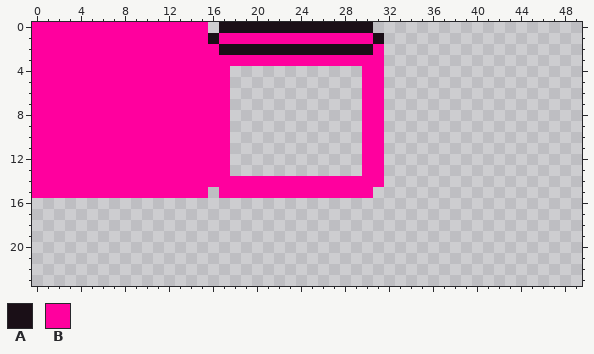
Pixel-art file: assets/art/tileset/collision.aseprite. Above, as it was before the edit.
128x128 pixels, 1 frame. Colours within 5 levels of each other are drawn and written as one. Shown: x 0..49, y 0..23.
Palette (. is transparent): A #1a0f17  B #ff009e
Pixels before, first column x 0:
 0 BBBBBBBBBBBBBBBB.AAAAAAAAAAAAAA.
 1 BBBBBBBBBBBBBBBBABBBBBBBBBBBBBBA
 2 BBBBBBBBBBBBBBBBBAAAAAAAAAAAAAAB
 3 BBBBBBBBBBBBBBBBBBBBBBBBBBBBBBBB
 4 BBBBBBBBBBBBBBBBBB............BB
 5 BBBBBBBBBBBBBBBBBB............BB
 6 BBBBBBBBBBBBBBBBBB............BB
 7 BBBBBBBBBBBBBBBBBB............BB
 8 BBBBBBBBBBBBBBBBBB............BB
 9 BBBBBBBBBBBBBBBBBB............BB
10 BBBBBBBBBBBBBBBBBB............BB
11 BBBBBBBBBBBBBBBBBB............BB
12 BBBBBBBBBBBBBBBBBB............BB
13 BBBBBBBBBBBBBBBBBB............BB
14 BBBBBBBBBBBBBBBBBBBBBBBBBBBBBBBB
15 BBBBBBBBBBBBBBBB.BBBBBBBBBBBBBB.
The same view after the edit:
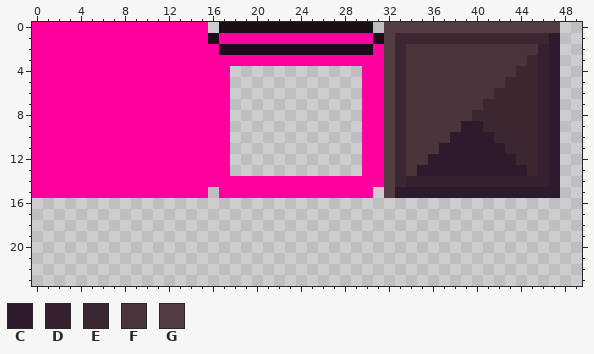
Colours new in this view: C #2e1a2d  D #35202f  E #3b2731  F #4a363a  G #523d41
Diff:
{"y":0,"x":32,"old":"................","new":"GGGGGGGGGGGGGGGG"}
{"y":1,"x":32,"old":"................","new":"GEEEEEEEEEEEEEEC"}
{"y":2,"x":32,"old":"................","new":"GEFFFFFFFFFFFFDC"}
{"y":3,"x":32,"old":"................","new":"GEFFFFFFFFFFFEDC"}
{"y":4,"x":32,"old":"................","new":"GEFFFFFFFFFFEEDC"}
{"y":5,"x":32,"old":"................","new":"GEFFFFFFFFFEEEDC"}
{"y":6,"x":32,"old":"................","new":"GEFFFFFFFFEEEEDC"}
{"y":7,"x":32,"old":"................","new":"GEFFFFFFFEEEEEDC"}
{"y":8,"x":32,"old":"................","new":"GEFFFFFFEEEEEEDC"}
{"y":9,"x":32,"old":"................","new":"GEFFFFFCCEEEEEDC"}
{"y":10,"x":32,"old":"................","new":"GEFFFFCCCCEEEEDC"}
{"y":11,"x":32,"old":"................","new":"GEFFFCCCCCCEEEDC"}
{"y":12,"x":32,"old":"................","new":"GEFFCCCCCCCCEEDC"}
{"y":13,"x":32,"old":"................","new":"GEFCCCCCCCCCCEDC"}
{"y":14,"x":32,"old":"................","new":"GEDDDDDDDDDDDDDC"}
{"y":15,"x":32,"old":"................","new":"GCCCCCCCCCCCCCCC"}
{"label":"added","picture_box":[384,22,560,198]}
